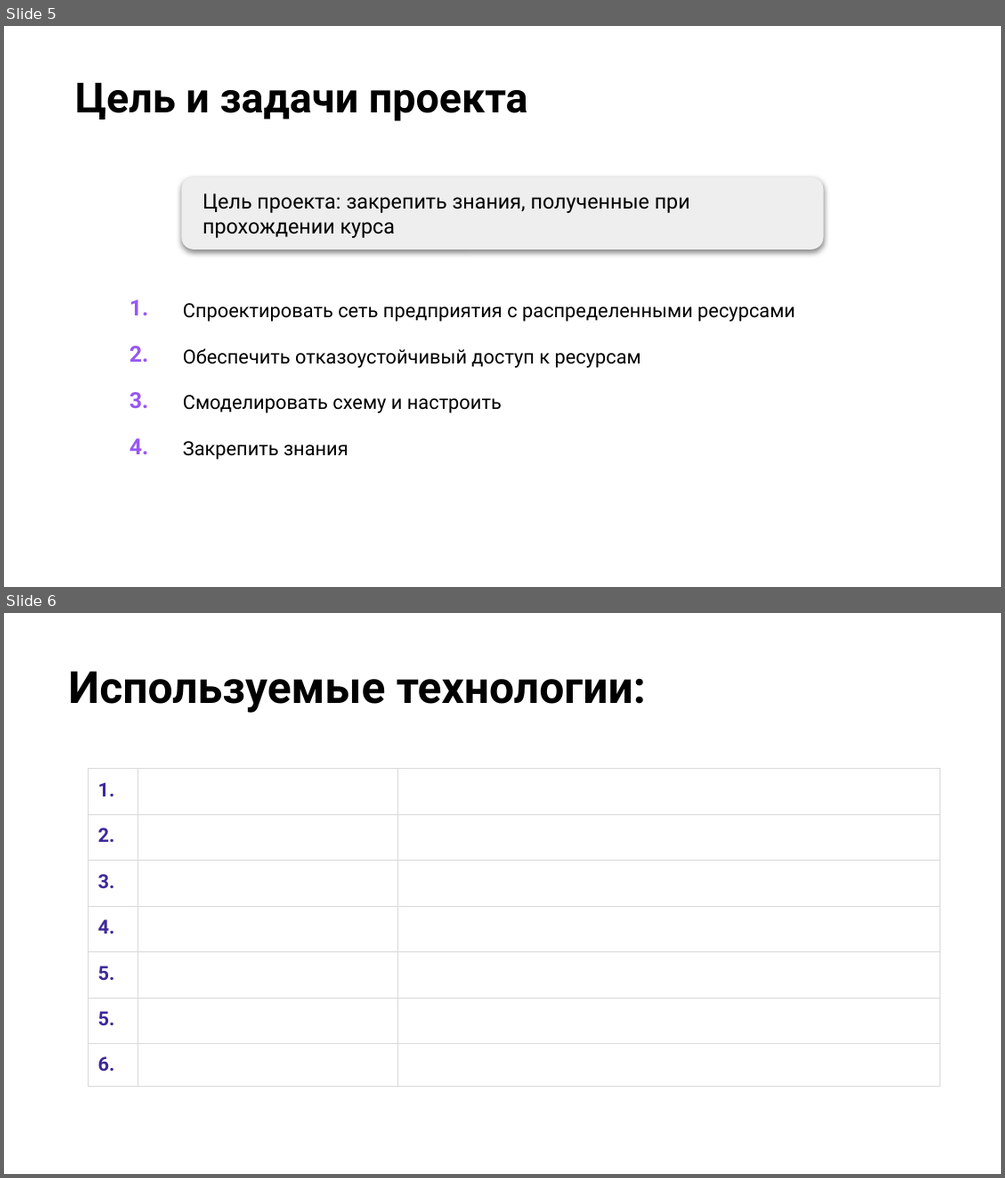
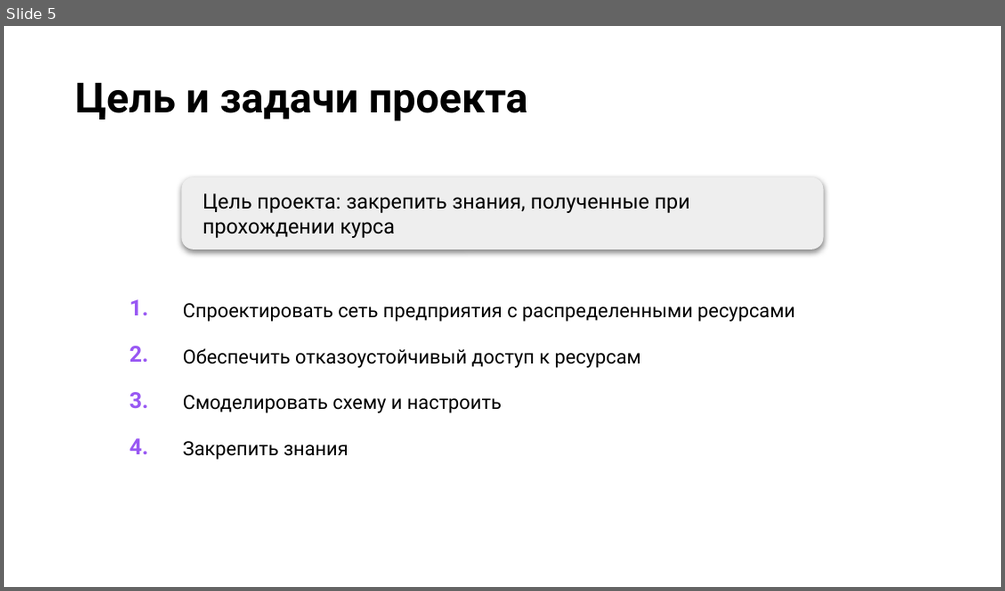
Before and after one commit to FrozenViking13/OTUS_NE, a slide deck: OTUS_NE_PROF/Project/Презентация Вельдин А NetEngProf.pptx. Shown one above the other, each under a label of ours: slides 5 and 6 before the commit, slide 5 after it. The pictures are 1005x1178 and 1005x591 pixels, drawn with LibreOffice and Linux fonts; fonts in the diff are those of the drawing; background and template pictures are left out. Boxes give left, top, right and bottom in pixels: in the first picture for what was removed or moved away, otherwise in the second. Text is boxed around its words. In the diff, an @@ line names an element or a change of style, - is before the commit and + after.

```diff
--- a/OTUS_NE_PROF/Project/Презентация Вельдин А NetEngProf.pptx
+++ b/OTUS_NE_PROF/Project/Презентация Вельдин А NetEngProf.pptx
@@ slide 6 removed at box(4, 613, 1001, 1174), background picture (left out) @@
@@ title removed at box(68, 671, 646, 713) @@
-Используемые технологии:
@@ table removed at box(88, 769, 939, 1086), 7 rows, 3 columns @@
-1. |  | 
-2. |  | 
-3. |  | 
-4. |  | 
-5. |  | 
-5. |  | 
-6. |  | 
```
Also in this commit, not shown: 2 slides changed, 1 slide added, 1 other slide removed, 3 other files.
